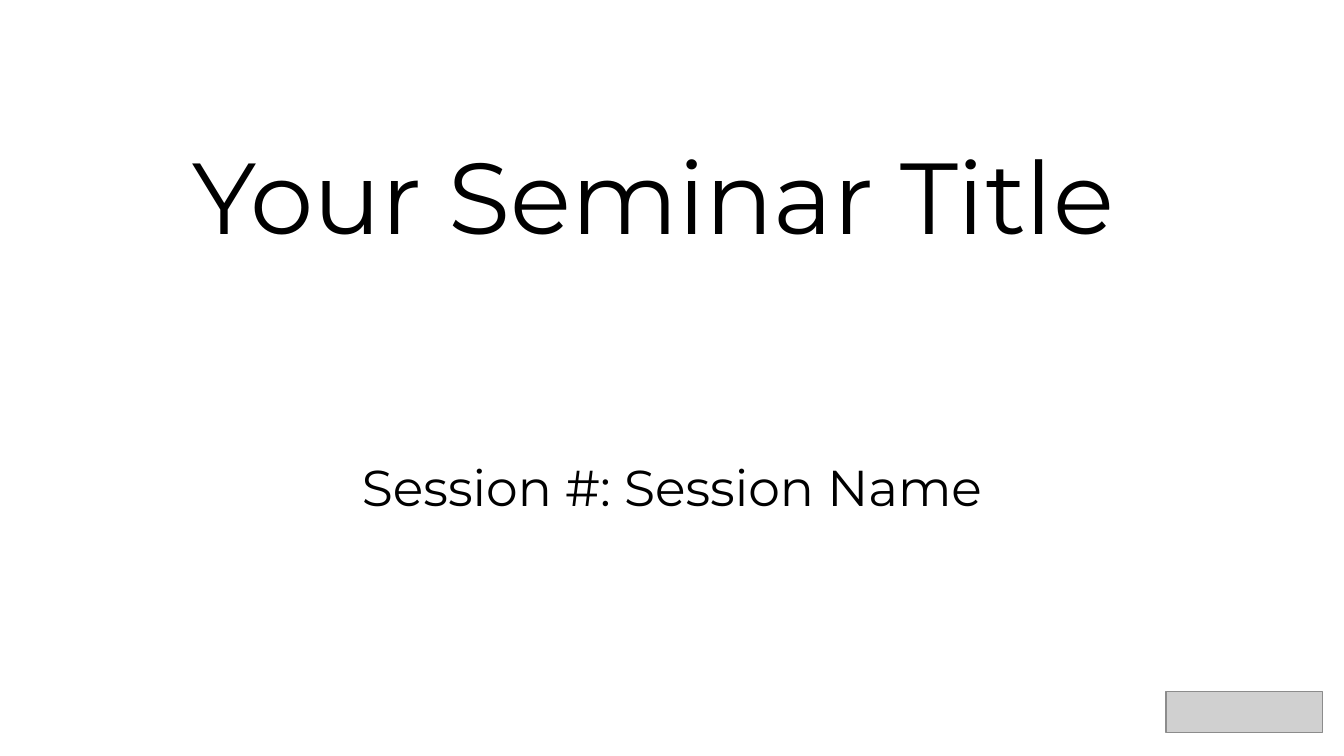
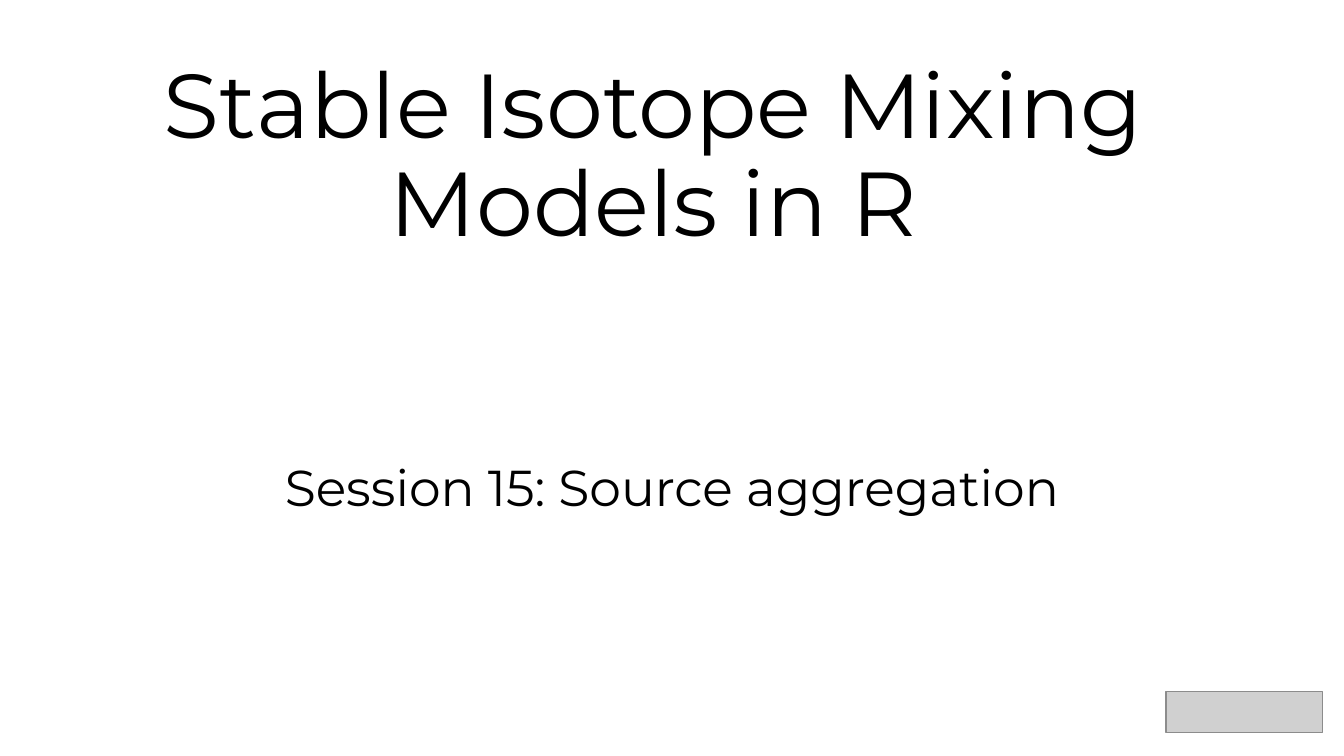
Before and after one commit to andrewcparnell/simms_course, a slide deck: slide 4 of Instats/Day-3/Session-15/source-aggregation-instats.pptx. Drawn at 1344x756 pixels with LibreOffice and Linux fonts; fonts in the diff are those of the drawing; grey boxes stand for pictures. Boxes give left, top, right and bottom in pixels: in the first picture for what was removed or moved away, otherwise in the second. Text is boxed around its words. In the diff, an @@ line names an element or a change of style, - is before the commit and + after.

```diff
--- a/Instats/Day-3/Session-15/source-aggregation-instats.pptx
+++ b/Instats/Day-3/Session-15/source-aggregation-instats.pptx
@@ title at (164, 70, 1143, 237): text changed; size 72 to 64.8 pt @@
-Your Seminar Title
+Stable Isotope Mixing Models in R
@@ subtitle at (285, 468, 1059, 516): text changed @@
-Session #: Session Name
+Session 15: Source aggregation
```
Also in this commit, not shown: 1 other slide changed, 1 slide removed, 17 other files.
